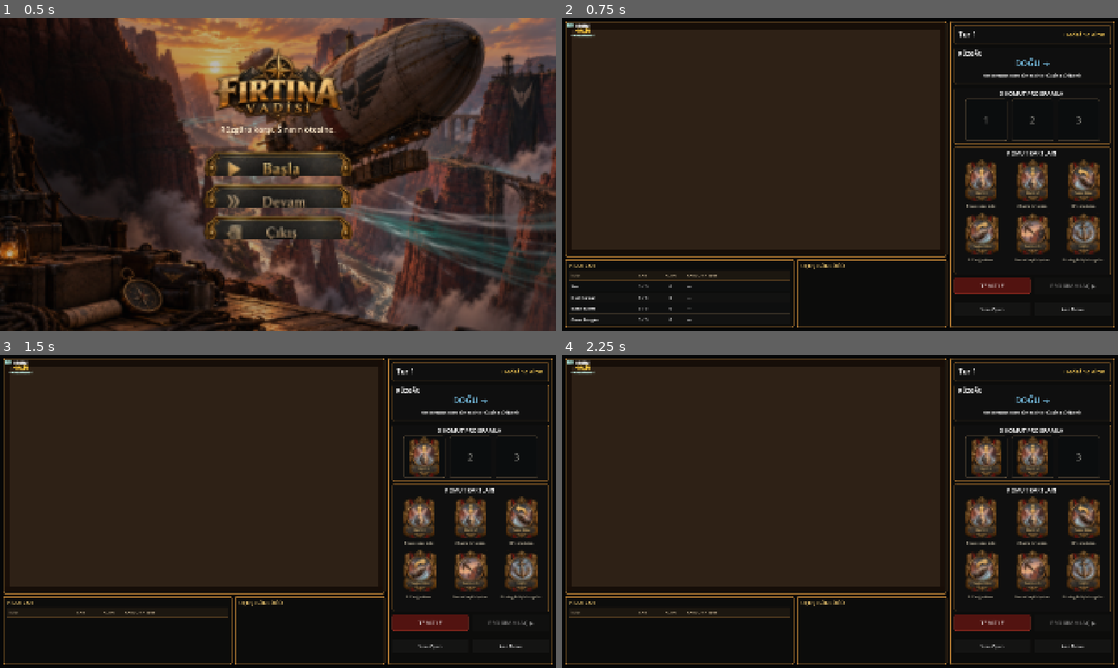
Above: before the commit, frames 1-4 (two rows, left to right).
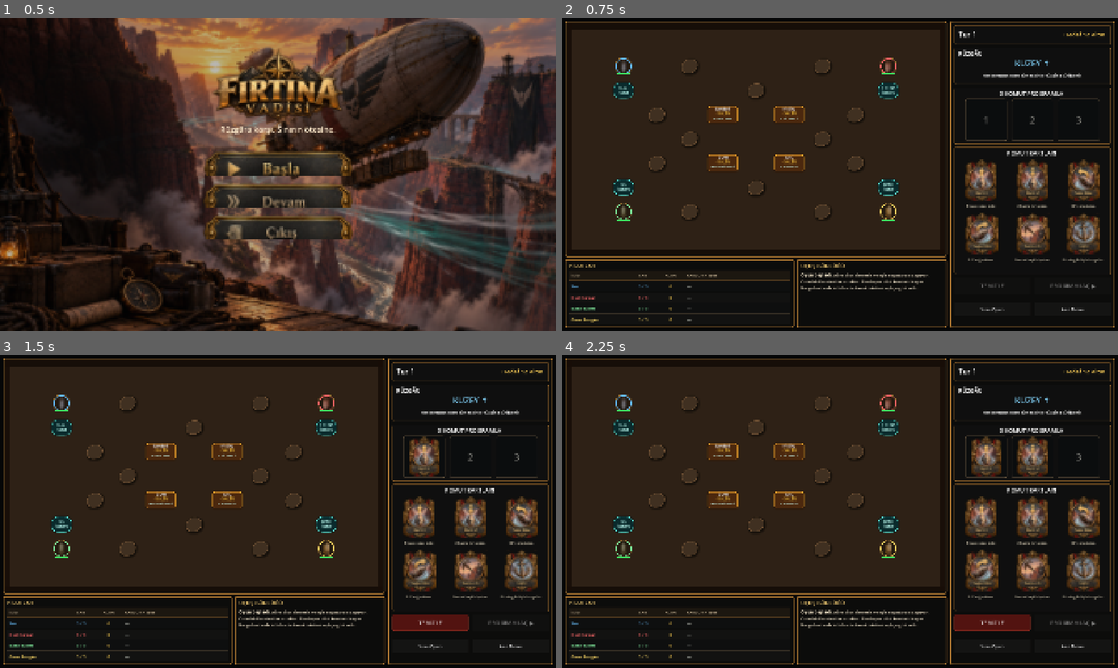
Above: after the commit, the same moments.

Repository: SerkanAydin06/Firtina-Vadisi
Game: Godot game, scene res://scenes/main.tscn
Two runs of this game, one before a commit and one after it. Both use one fixed random seed, a clock stepped at 60 frames per second and the inputs below.
Inputs (mouse positions are in pixels of both pictures, inside the frame that each line leads up to):
- Up to frame 1 (0.5 s): no input
- Up to frame 2 (0.75 s): click (840, 161) at 0.5 s
- Up to frame 3 (1.5 s): click (417, 517) at 1.25 s
- Up to frame 4 (2.25 s): click (1034, 517) at 2 s

Frame 1 is identical in both runs. In frame 2, 4.0% of the frame differs, in the area x 0-88%, y 1-98%; in frame 3, 3.5%; in frame 4, 3.5%.
Error before the commit: Parse Error: Too many arguments for "replace()" call. Expected at most 2 but received 3. (res://scripts/board_topdown.gd:220)

Commit message:
Disable legacy board drawing and fix delivery label formatting

Diff:
--- a/scripts/board_topdown.gd
+++ b/scripts/board_topdown.gd
@@ -37,15 +37,17 @@
 
 func _ready() -> void:
 	_cache_scene_nodes()
+	_cache_ship_tokens()
 	if Engine.is_editor_hint() and show_editor_preview:
 		grid_size = Vector2i(11, 9)
 		rocks = PREVIEW_ROCKS.duplicate()
 		pickup_cells = PREVIEW_PICKUPS.duplicate(true)
 		delivery_cells = PREVIEW_DELIVERIES.duplicate(true)
-		_cache_ship_tokens()
-		call_deferred("fit_board")
-	else:
-		_cache_ship_tokens()
+	call_deferred("fit_board")
+
+func _draw() -> void:
+	# Tüm görünür board elemanları board.tscn içinde gerçek node'lardır.
+	pass
 
 func _cache_scene_nodes() -> void:
 	rock_nodes.clear()
@@ -193,16 +195,15 @@
 		var label: Label = node.get_node(label_name) as Label
 		label.offset_left = 3.0
 		label.offset_right = width - 3.0
-	if node.has_node("Name"):
-		(node.get_node("Name") as Label).offset_bottom = 19.0
-	if node.has_node("Reward"):
-		var reward: Label = node.get_node("Reward") as Label
-		reward.offset_top = 18.0
-		reward.offset_bottom = 36.0
-	if node.has_node("Target"):
-		var target: Label = node.get_node("Target") as Label
-		target.offset_top = 35.0
-		target.offset_bottom = node.size.y - 2.0
+	var name_label: Label = node.get_node("Name") as Label
+	name_label.offset_top = 2.0
+	name_label.offset_bottom = 19.0
+	var reward: Label = node.get_node("Reward") as Label
+	reward.offset_top = 18.0
+	reward.offset_bottom = 36.0
+	var target: Label = node.get_node("Target") as Label
+	target.offset_top = 35.0
+	target.offset_bottom = node.size.y - 2.0
 
 func _layout_deliveries() -> void:
 	var cells: Array[Vector2i] = _sorted_cells(delivery_cells)
@@ -217,7 +218,7 @@
 		node.size = Vector2(extent * 1.28, extent)
 		node.position = cell_center(cell) - node.size * 0.5
 		var label: Label = node.get_node("Label") as Label
-		label.text = str(delivery_cells[cell]).to_upper().replace(" ", "\n", 1)
+		label.text = str(delivery_cells[cell]).to_upper().replace(" ", "\n")
 
 func _sorted_cells(source: Dictionary) -> Array[Vector2i]:
 	var result: Array[Vector2i] = []
